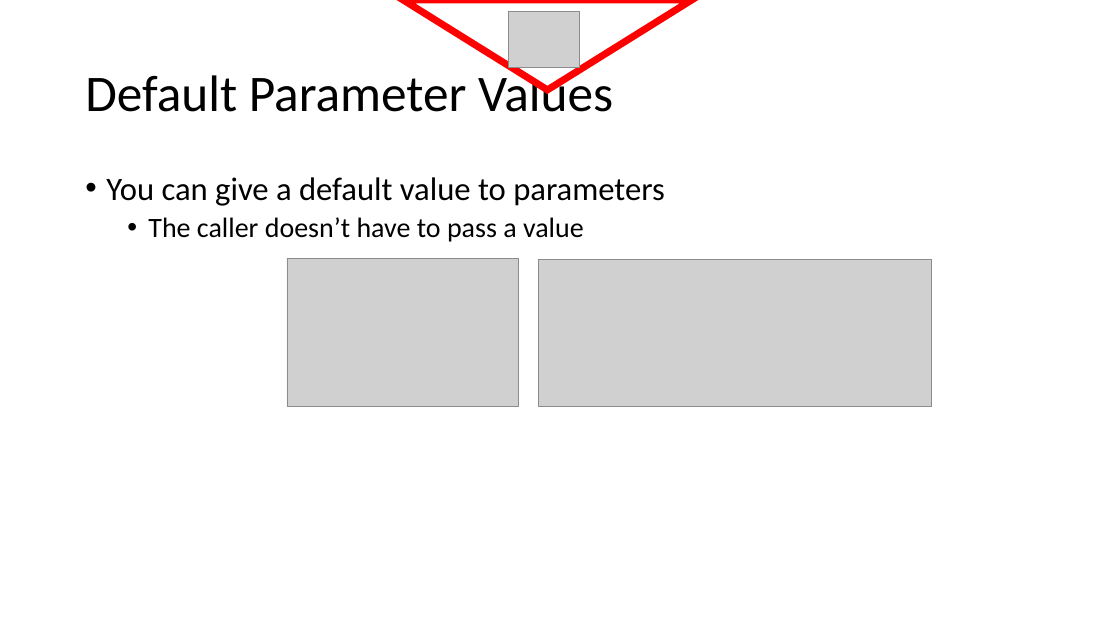
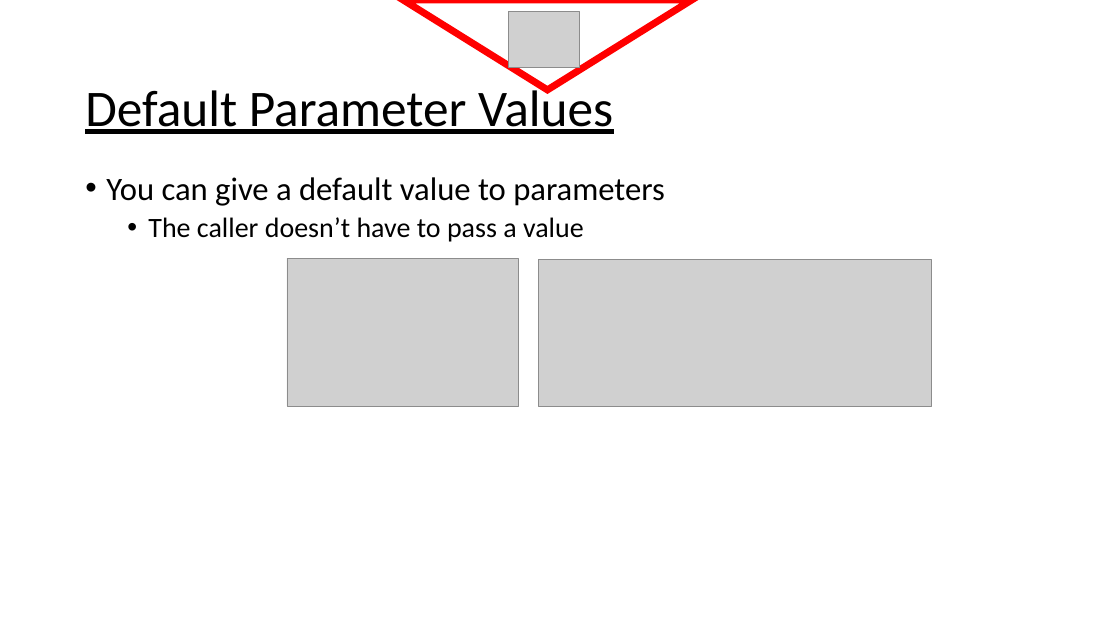
Before and after one commit to ritesh93kumar/ritrep, a slide deck: slide 21 of Ruby Programming Language.pptx (slide 22 before the commit). Drawn at 1120x630 pixels with LibreOffice and Linux fonts; fonts in the diff are those of the drawing; grey boxes stand for pictures. Boxes give left, top, right and bottom in pixels: in the first picture for what was removed or moved away, otherwise in the second. Text is boxed around its words. In the diff, an @@ line names an element or a change of style, - is before the commit and + after.

```diff
--- a/Ruby Programming Language.pptx
+++ b/Ruby Programming Language.pptx
@@ title "Default Parameter Values": place and size @@
-title "Default Parameter Values" at box(85, 68, 613, 112)
+title "Default Parameter Values" at box(85, 84, 613, 134)
@@ title "Default Parameter Values" at box(85, 84, 613, 134): underline on @@
```
Also in this commit, not shown: 26 other slides changed, 1 slide added, 1 slide removed.
